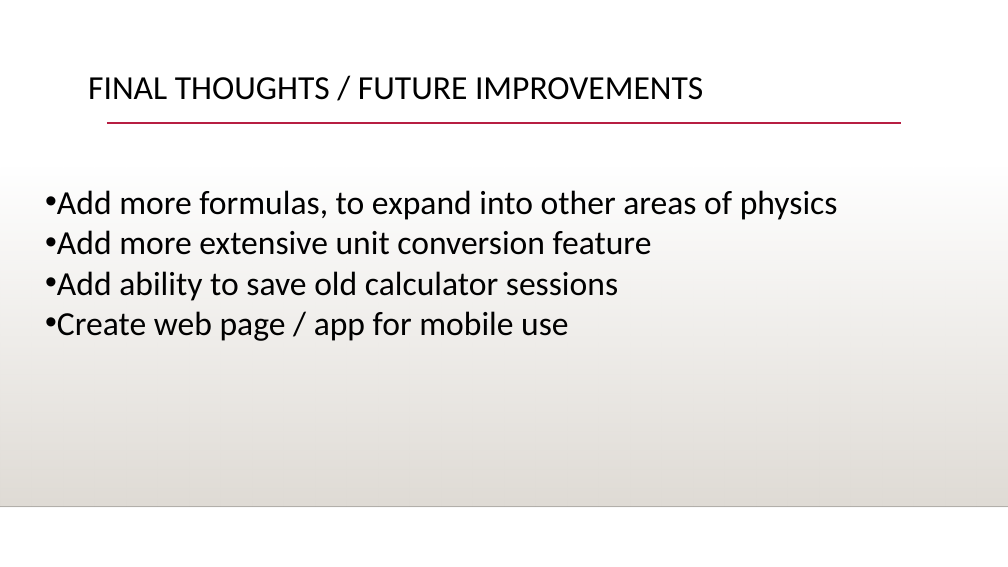
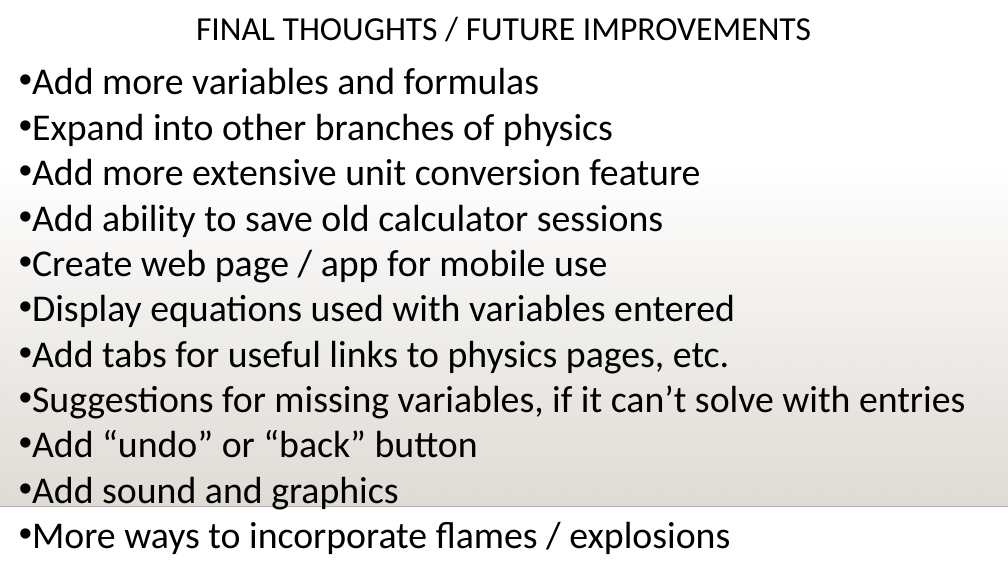
Before and after one commit to stevecatherman/sophomore-project, a slide deck: slide 7 of Documents/FINAL Presentation.pptx. Drawn at 1008x567 pixels with LibreOffice and Linux fonts; fonts in the diff are those of the drawing; background and template pictures are left out. Boxes give left, top, right and bottom in pixels: in the first picture for what was removed or moved away, otherwise in the second. Text is boxed around its words. In the diff, an @@ line names an element or a change of style, - is before the commit and + after.

```diff
--- a/Documents/FINAL Presentation.pptx
+++ b/Documents/FINAL Presentation.pptx
@@ text "FINAL THOUGHTS / FUTURE IMPROVEMENTS": place and size @@
-text "FINAL THOUGHTS / FUTURE IMPROVEMENTS" at (88,77,703,100)
+text "FINAL THOUGHTS / FUTURE IMPROVEMENTS" at (196,18,811,41)
@@ text "FINAL THOUGHTS / FUTURE IMPROVEMENTS" at (196,18,811,41): alignment left to centre @@
@@ text "Add more variables and formulas": place and size @@
-text "Add more variables and formulas" at (57,190,838,341)
+text "Add more variables and formulas" at (32,67,965,554)
@@ text at (32,67,613,146): text changed; size 32 to 36 pt @@
-• Add more formulas, to expand into other areas of physics
+• Add more variables and formulas
+• Expand into other branches of physics
@@ line removed from (107, 123) to (901, 123) @@
@@ text at (32,158,700,283): size 32 to 36 pt in "Add more extensive unit conversion feature", "Add ability to save old calculator sessions", "Create web page / app for mobile ..." @@
@@ text at (32,294,965,554): paragraphs added @@
+• Display equations used with variables entered
+• Add tabs for useful links to physics pages, etc.
+• Suggestions for missing variables, if it can’t solve with entries
+• Add “undo” or “back” button
+• Add sound and graphics
+• More ways to incorporate flames / explosions
```
